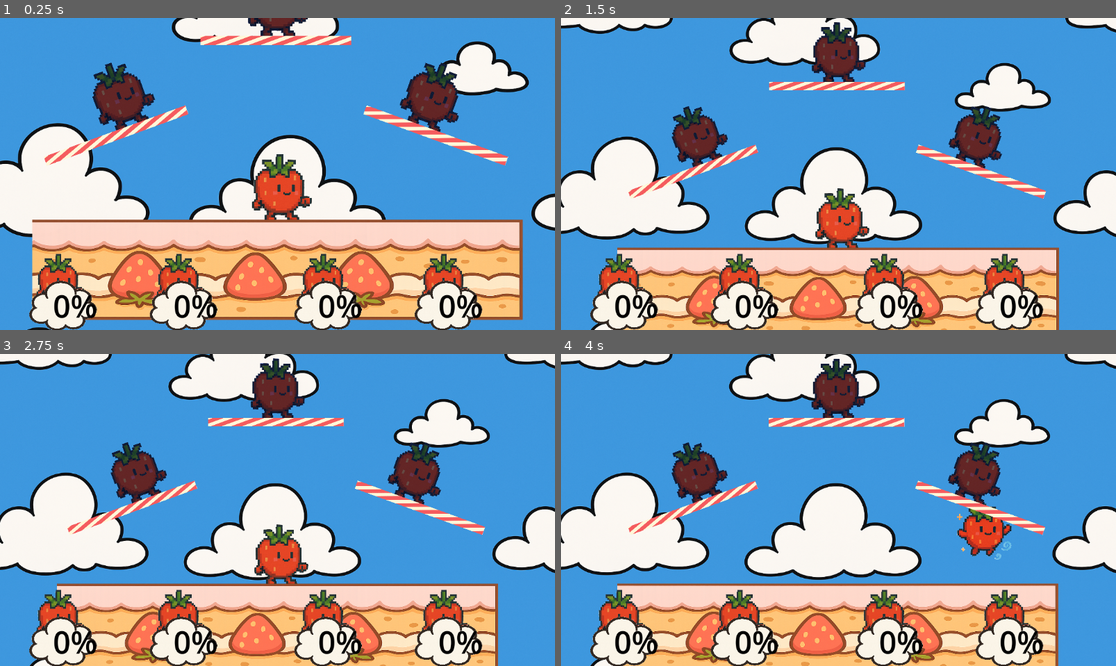
Above: before the commit, frames 1-4 (two rows, left to right).
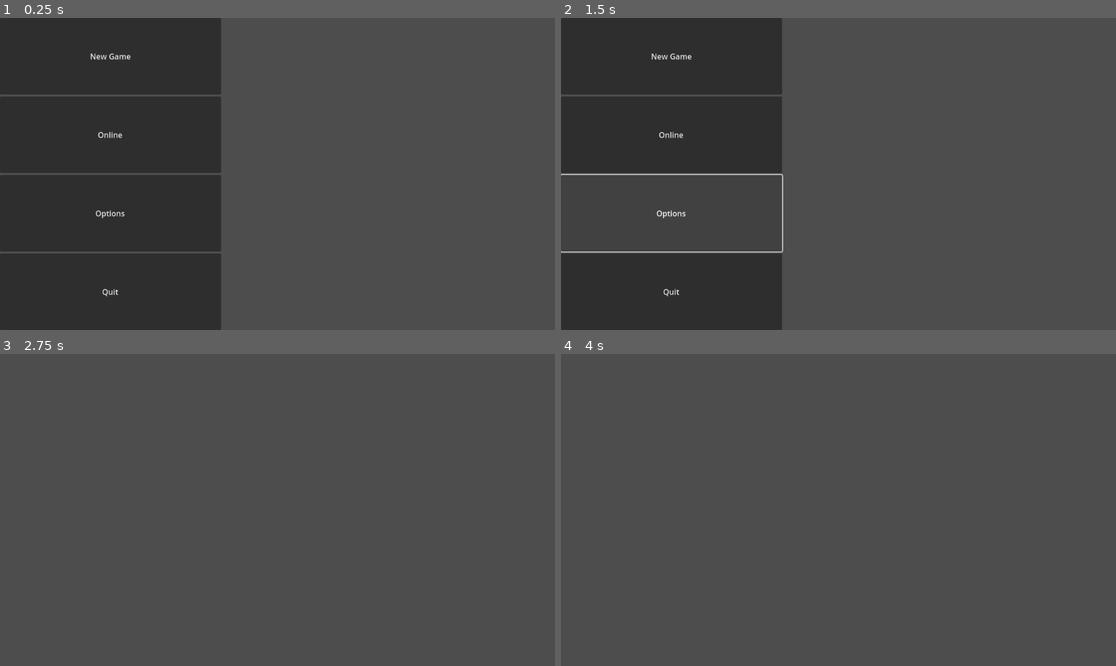
Above: after the commit, the same moments.

Repository: ktarrant/shortcake
Game: Godot game, scene res://scenes/menus/MainMenu.tscn
The game is run twice, just before and just after one commit, with the same random seed, the same clock (stepped at 60 frames per second) and the same inputs. Before the commit the project starts from res://scenes/main/Main.tscn.
Inputs (mouse positions are in pixels of both pictures, inside the frame that each line leads up to):
- Up to frame 1 (0.25 s): no input
- Up to frame 2 (1.5 s): click (672, 133) at 0.5 s, where only the run after the commit has a clickable "Online"; click (672, 214) at 1.25 s, where only the run after the commit has a clickable "Options"
- Up to frame 3 (2.75 s): click (111, 391) at 2 s, where only the run after the commit has a clickable "New Game"
- Up to frame 4 (4 s): tap Enter at 2.75 s; hold Right (move_right) from 2.78 s (still down); tap D (attack) at 2.85 s; tap Up (jump) at 3.02, 3.77 s; tap S (shield) at 3.6 s

The runs differ from the first frame. In frame 1, 99% of the frame differs, in the area x 0-100%, y 0-100%; in frame 2, 99%; in frame 3, 100%; in frame 4, 100%.

Commit message:
working main menu

Diff:
--- a/project.godot
+++ b/project.godot
@@ -11,7 +11,7 @@
 [application]
 
 config/name="Shortcake"
-run/main_scene="res://scenes/main/Main.tscn"
+run/main_scene="uid://bok02o72b7aus"
 config/features=PackedStringArray("4.4")
 config/icon="res://icon.svg"
 
--- /dev/null
+++ b/scenes/menus/MainMenu.tscn
@@ -0,0 +1,50 @@
+[gd_scene load_steps=2 format=3 uid="uid://bok02o72b7aus"]
+
+[ext_resource type="Script" uid="uid://c2xt7740nqxss" path="res://scripts/MainMenu.gd" id="1_wlpbi"]
+
+[node name="MainMenu" type="Control"]
+layout_mode = 3
+anchors_preset = 15
+anchor_right = 1.0
+anchor_bottom = 1.0
+grow_horizontal = 2
+grow_vertical = 2
+script = ExtResource("1_wlpbi")
+
+[node name="HBoxContainer" type="HBoxContainer" parent="."]
+layout_mode = 1
+anchors_preset = 15
+anchor_right = 1.0
+anchor_bottom = 1.0
+grow_horizontal = 2
+grow_vertical = 2
+
+[node name="VBoxContainer" type="VBoxContainer" parent="HBoxContainer"]
+layout_mode = 2
+size_flags_horizontal = 3
+size_flags_stretch_ratio = 2.0
+
+[node name="NewGame" type="Button" parent="HBoxContainer/VBoxContainer"]
+layout_mode = 2
+size_flags_vertical = 3
+text = "New Game"
+
+[node name="Online" type="Button" parent="HBoxContainer/VBoxContainer"]
+layout_mode = 2
+size_flags_vertical = 3
+text = "Online"
+
+[node name="Options" type="Button" parent="HBoxContainer/VBoxContainer"]
+layout_mode = 2
+size_flags_vertical = 3
+text = "Options"
+
+[node name="Quit" type="Button" parent="HBoxContainer/VBoxContainer"]
+layout_mode = 2
+size_flags_vertical = 3
+text = "Quit"
+
+[node name="Control" type="Control" parent="HBoxContainer"]
+layout_mode = 2
+size_flags_horizontal = 3
+size_flags_stretch_ratio = 3.0
--- /dev/null
+++ b/scenes/menus/PlayerSelect.tscn
@@ -0,0 +1,12 @@
+[gd_scene load_steps=2 format=3 uid="uid://cj2nxsh7ukgrg"]
+
+[ext_resource type="Script" uid="uid://c8s0hws2uha24" path="res://scripts/PlayerSelect.gd" id="1_rpf2k"]
+
+[node name="PlayerSelect" type="Control"]
+layout_mode = 3
+anchors_preset = 15
+anchor_right = 1.0
+anchor_bottom = 1.0
+grow_horizontal = 2
+grow_vertical = 2
+script = ExtResource("1_rpf2k")
--- /dev/null
+++ b/scripts/MainMenu.gd
@@ -0,0 +1,11 @@
+extends Control
+
+func _ready():
+	$HBoxContainer/VBoxContainer/NewGame.pressed.connect(_on_new_game_pressed)
+	$HBoxContainer/VBoxContainer/Quit.pressed.connect(_on_quit_pressed)
+
+func _on_new_game_pressed():
+	get_tree().change_scene_to_file("res://scenes/menus/PlayerSelect.tscn")
+
+func _on_quit_pressed():
+	get_tree().quit()
--- /dev/null
+++ b/scripts/PlayerSelect.gd
@@ -0,0 +1,21 @@
+extends Control
+
+var ready_players := {}
+var joystick_ids := []
+
+func _ready():
+	joystick_ids = Input.get_connected_joypads()
+	for id in joystick_ids:
+		ready_players[id] = false
+
+func _process(delta):
+	for id in joystick_ids:
+		if Input.is_joy_button_pressed(id, JOY_BUTTON_START) and not ready_players[id]:
+			ready_players[id] = true
+			print("Player %d ready" % id)
+
+	if ready_players.size() > 0 and ready_players.values().all(func(v): return v):
+		start_game()
+
+func start_game():
+	get_tree().change_scene_to_file("res://scenes/main/Main.tscn")
Not shown, added: scripts/MainMenu.gd.uid
Not shown, added: scripts/PlayerSelect.gd.uid
